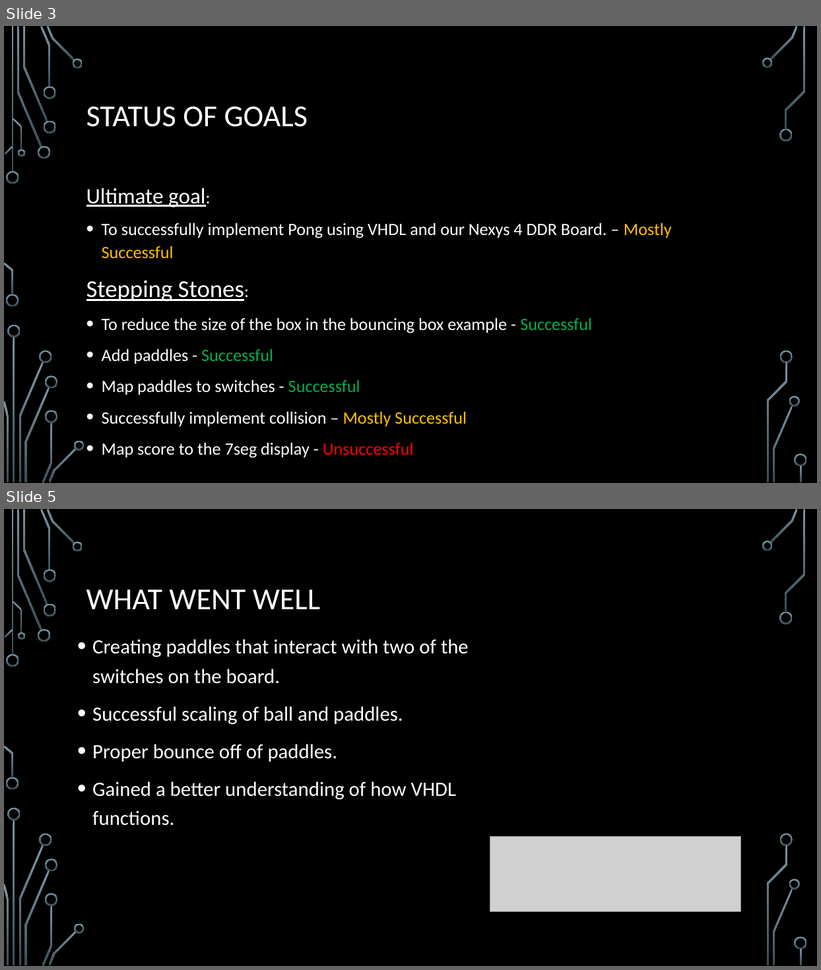
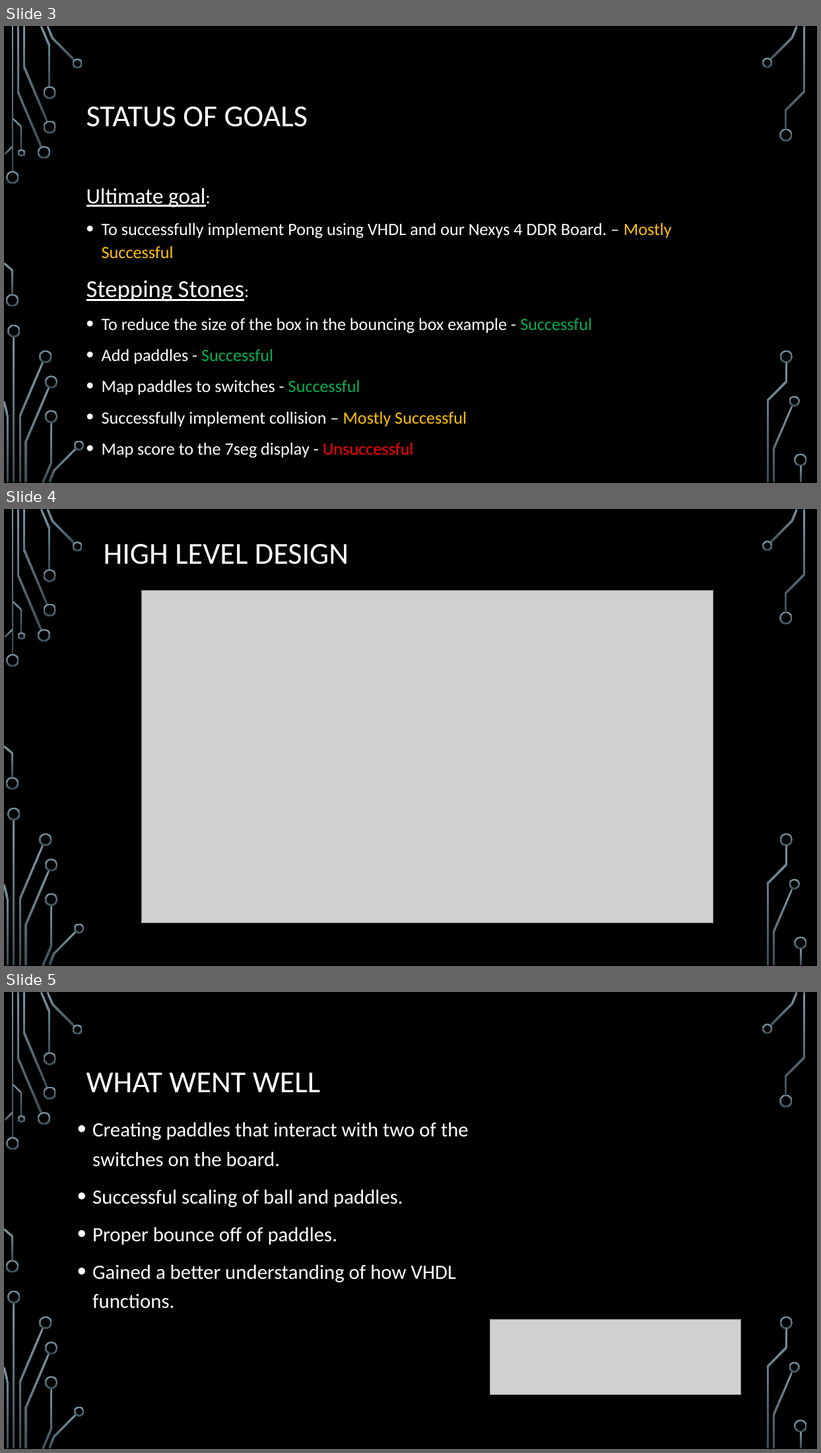
Before and after one commit to mgalle19atWhitworth/CS373_FinalProject, a slide deck: Project_Presentation/PresentationPong.pptx. Shown one above the other, each under a label of ours: slides 3 and 5 before the commit, slides 3, 4 and 5 after it; the slides between them are not shown. The pictures are 821x970 and 821x1453 pixels, drawn with LibreOffice and Linux fonts; fonts in the diff are those of the drawing; grey boxes stand for pictures; background and template pictures are left out. Boxes give left, top, right and bottom in pixels: in the first picture for what was removed or moved away, otherwise in the second. Text is boxed around its words. In the diff, an @@ line names an element or a change of style, - is before the commit and + after.

Commit message:
Finalized Presentation as well as design document
Any edits to the design document are welcome.

```diff
--- a/Project_Presentation/PresentationPong.pptx
+++ b/Project_Presentation/PresentationPong.pptx
@@ slide 4 added at (4, 509, 817, 966), background picture (left out); not listed: 36 template elements that a slide beside it also shows @@
@@ title added at (104, 544, 349, 564), 36 pt, text #FFFFFF @@
+HIGH LEVEL DESIGN
@@ picture added at (142, 591, 714, 923) @@
```
Also in this commit, not shown: 1 slide removed, 10 other files.
